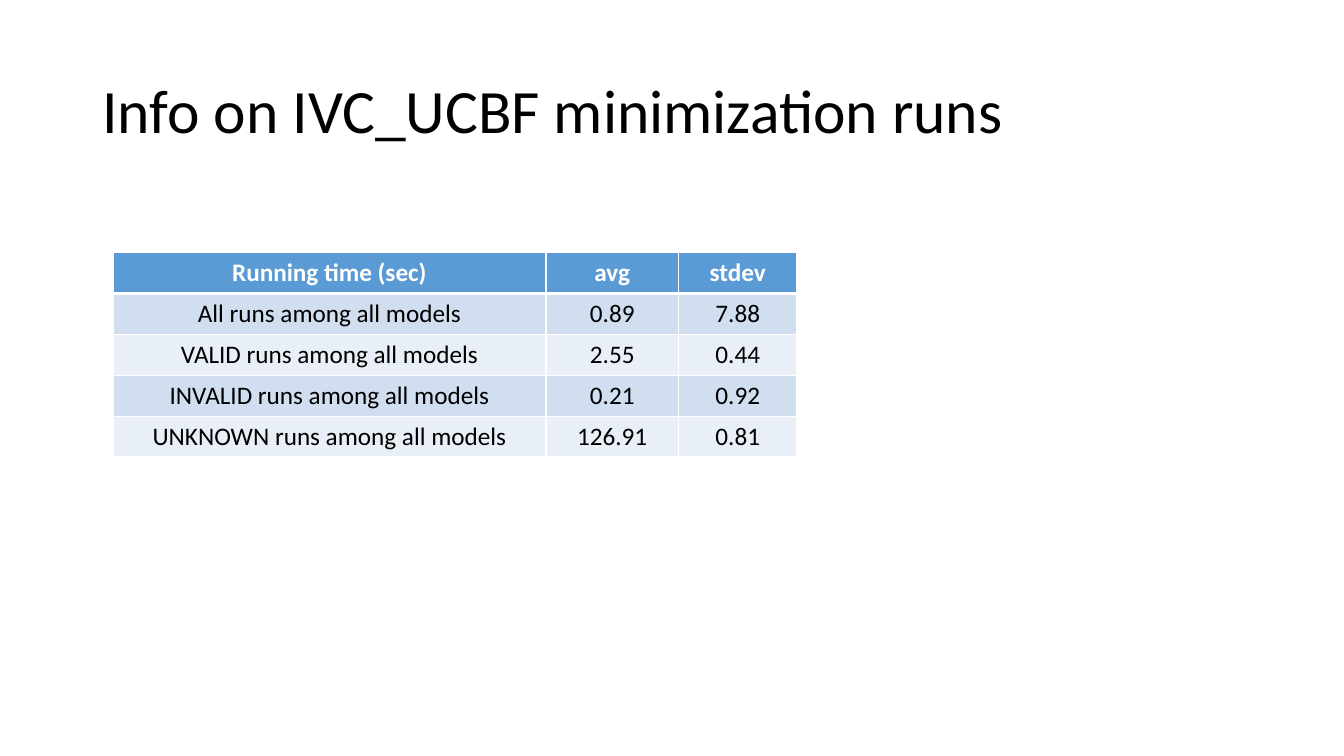
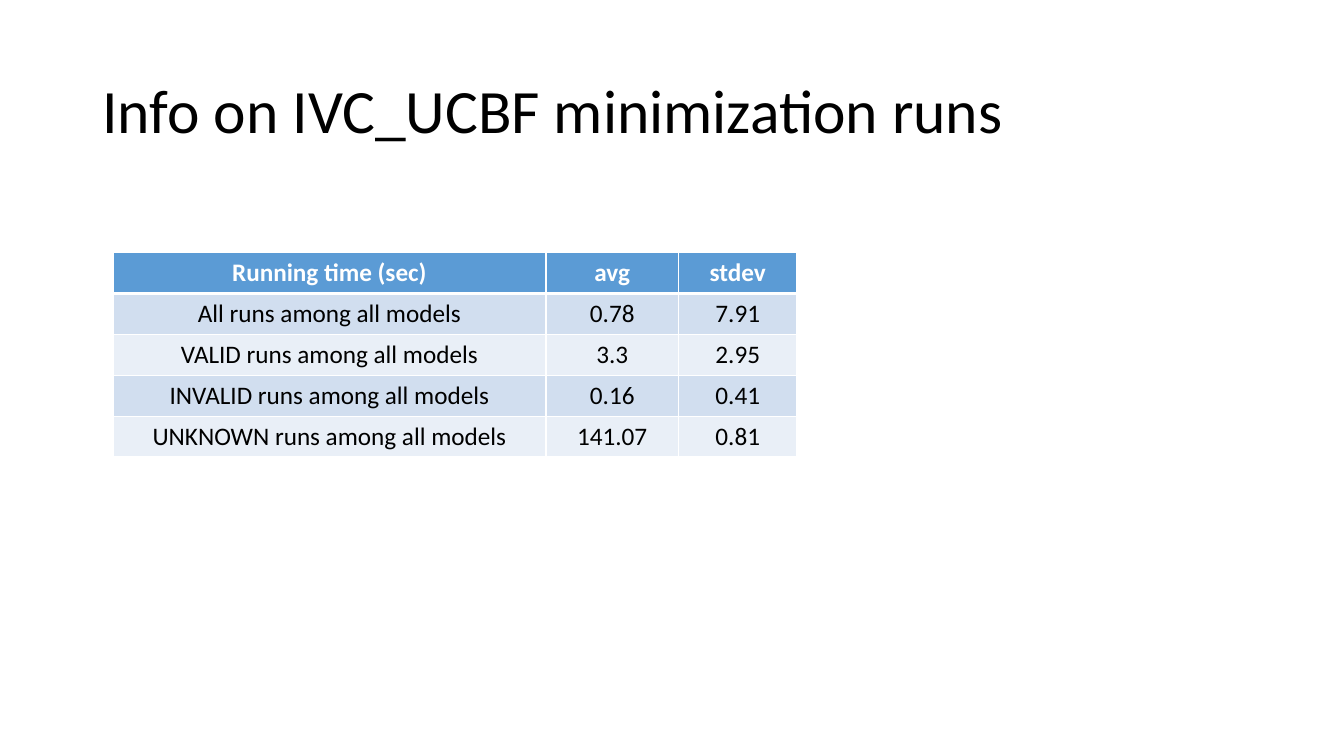
Before and after one commit to elaghs/Working, a slide deck: slide 10 of all_ivcs/experiments/experimental_results/Experimental Results.pptx. Drawn at 1344x756 pixels with LibreOffice and Linux fonts; fonts in the diff are those of the drawing. Boxes give left, top, right and bottom in pixels: in the first picture for what was removed or moved away, otherwise in the second. Text is boxed around its words. In the diff, an @@ line names an element or a change of style, - is before the commit and + after.

Commit message:
update the experimental results after changing ucbf & timeout

```diff
--- a/all_ivcs/experiments/experimental_results/Experimental Results.pptx
+++ b/all_ivcs/experiments/experimental_results/Experimental Results.pptx
@@ table at (113, 253, 798, 458) @@
-row 2, column 2: 0.89
+row 2, column 2: 0.78
-row 2, column 3: 7.88
+row 2, column 3: 7.91
-row 3, column 2: 2.55
+row 3, column 2: 3.3
-row 3, column 3: 0.44
+row 3, column 3: 2.95
-row 4, column 2: 0.21
+row 4, column 2: 0.16
-row 4, column 3: 0.92
+row 4, column 3: 0.41
-row 5, column 2: 126.91
+row 5, column 2: 141.07
```
Also in this commit, not shown: 2 other slides changed, 39 other files.
